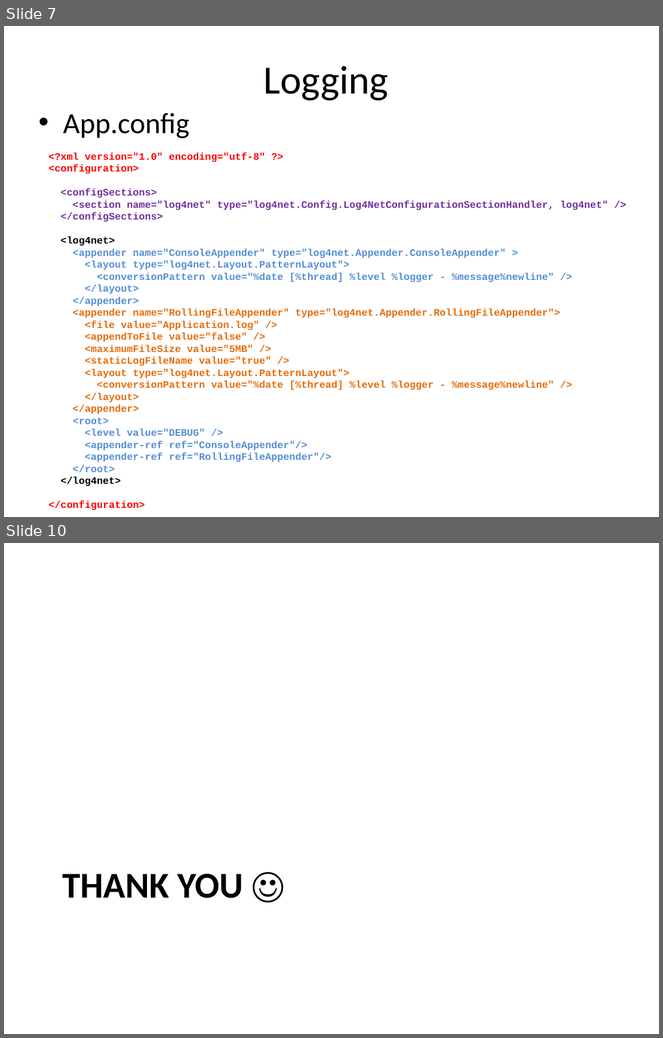
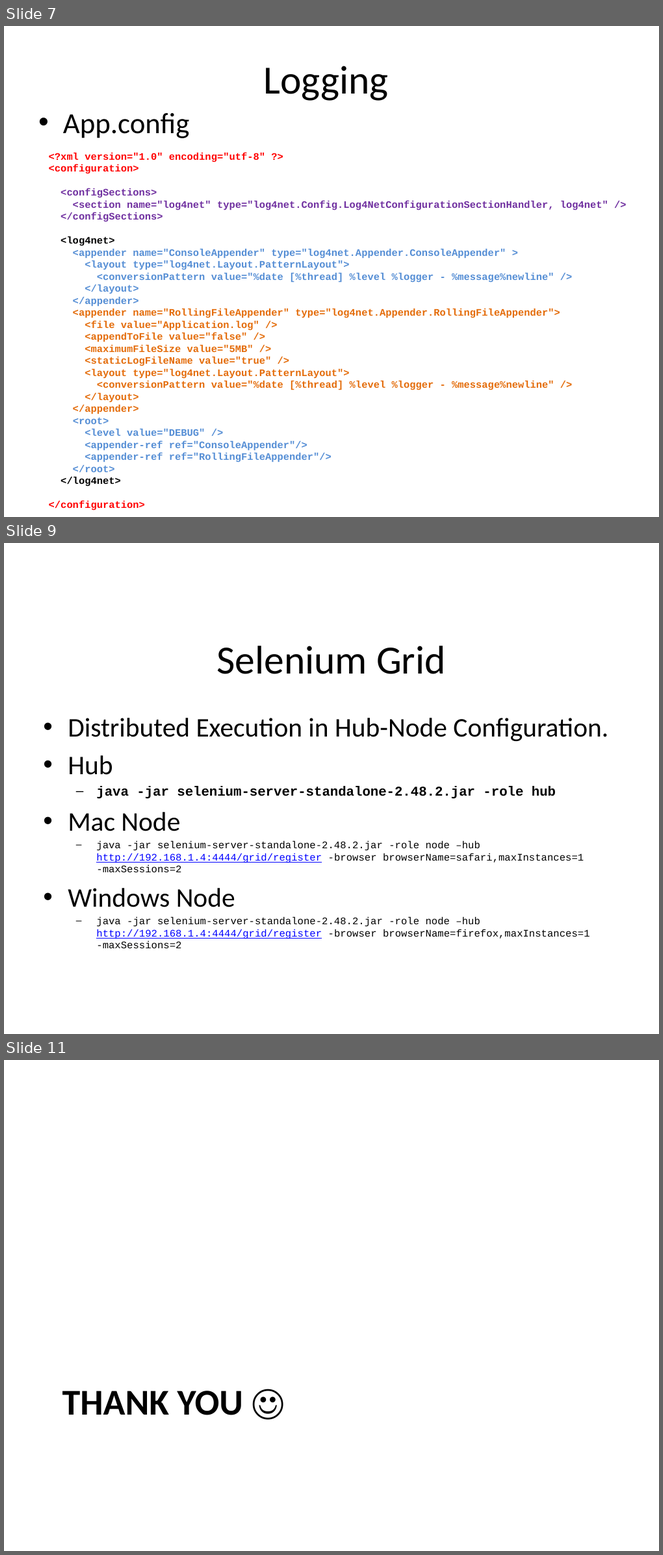
Before and after one commit to sandeepsajiru/DDF, a slide deck: Module-20.pptx. Shown one above the other, each under a label of ours: slides 7 and 10 before the commit, slides 7, 9 and 11 after it; the slides between them are not shown. The pictures are 663x1038 and 663x1555 pixels, drawn with LibreOffice and Linux fonts; fonts in the diff are those of the drawing. Boxes give left, top, right and bottom in pixels: in the first picture for what was removed or moved away, otherwise in the second. Text is boxed around its words. In the diff, an @@ line names an element or a change of style, - is before the commit and + after.

```diff
--- a/Module-20.pptx
+++ b/Module-20.pptx
@@ slide 9 added at bbox=[4, 543, 659, 1034], background #FFFFFF @@
@@ title added at bbox=[217, 646, 446, 674], 44 pt, text #000000 @@
+Selenium Grid
@@ text added at bbox=[68, 718, 608, 949], 11.1 pt, text #000000 @@
+• Distributed Execution in Hub-Node Configuration.
+• Hub
+  – java -jar selenium-server-standalone-2.48.2.jar -role hub
+• Mac Node
+  – java -jar selenium-server-standalone-2.48.2.jar -role node –hub http://192.168.1.4:4444/grid/register -browser browserName=safari,maxInstances=1 -maxSessions=2
+• Windows Node
+  – java -jar selenium-server-standalone-2.48.2.jar -role node –hub http://192.168.1.4:4444/grid/register -browser browserName=firefox,maxInstances=1 -maxSessions=2
@@ what was slide 10 is now slide 11 @@
```
Also in this commit, not shown: 2 other slides added, 1 other file.
